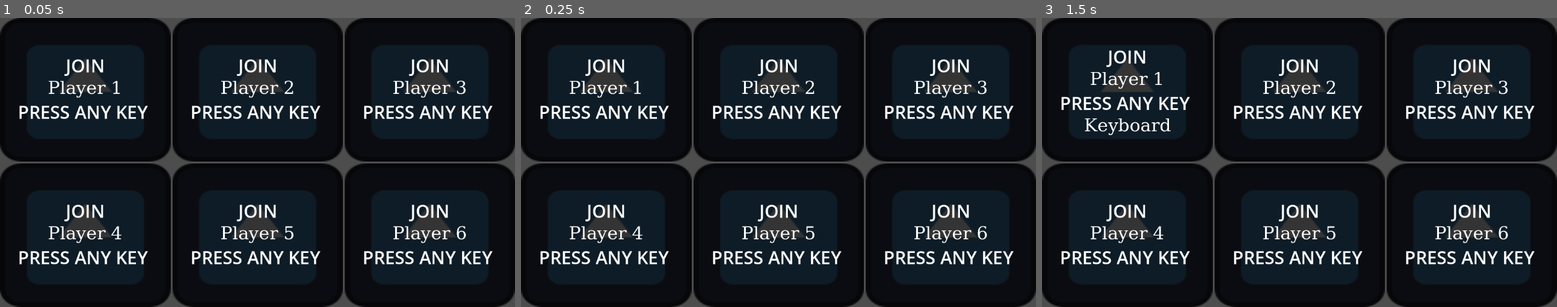
Above: before the commit, frames 1-3 (left to right).
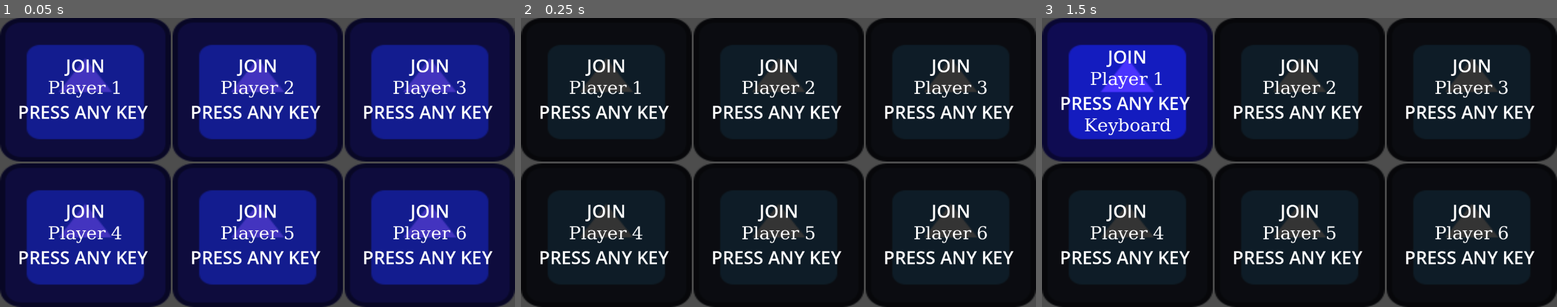
Above: after the commit, the same moments.

Repository: dogeMcdogeface/TroubledBricks
Game: Godot game, scene res://views/players/view_players.tscn
Two runs of this game, one before a commit and one after it. Both use one fixed random seed, a clock stepped at 60 frames per second and the inputs below. This scene is started directly instead of the project's main scene. The engine's default icon, where the game draws it, is replaced by a stand-in: a white triangle on a blue panel in a dark square.
Inputs (mouse positions are in pixels of both pictures, inside the frame that each line leads up to):
- Up to frame 1 (0.05 s): no input
- Up to frame 2 (0.25 s): no input
- Up to frame 3 (1.5 s): tap Enter at 0.5, 1.25 s; move the mouse to (1412, 148) at 0.52 s; hold Right (slider_right) 0.53-1.28 s; click (1412, 148) at 0.67 s; move the mouse to (1196, 176) at 1.27 s; hold Left (slider_left) from 1.28 s (still down); click (1196, 176) at 1.42 s

The runs differ from the first frame. In frame 1, 94% of the frame differs, in the area x 0-100%, y 0-100%; in frame 2, nothing differs; in frame 3, 16%.

Commit message:
PLayer join animation

Diff:
--- a/GUI/player_container/player_container.tscn
+++ b/GUI/player_container/player_container.tscn
@@ -1,15 +1,86 @@
-[gd_scene load_steps=4 format=3 uid="uid://rxthlt10pdpq"]
+[gd_scene load_steps=13 format=3 uid="uid://rxthlt10pdpq"]
 
 [ext_resource type="Texture2D" uid="uid://outuweadasak" path="res://icon.svg" id="1_u4qix"]
 [ext_resource type="Script" path="res://GUI/AutoShrinkLabel/AutoShrinkLabel.gd" id="2_f7i1m"]
 [ext_resource type="FontFile" uid="uid://chc5dqkpimn3t" path="res://GUI/ShrinkFont.tres" id="2_rkfje"]
 
+[sub_resource type="AnimationNodeAnimation" id="AnimationNodeAnimation_otue5"]
+animation = &"Active"
+
+[sub_resource type="AnimationNodeAnimation" id="AnimationNodeAnimation_a3vbr"]
+animation = &"RESET"
+
+[sub_resource type="AnimationNodeStateMachineTransition" id="AnimationNodeStateMachineTransition_yoq4j"]
+switch_mode = 1
+
+[sub_resource type="AnimationNodeStateMachineTransition" id="AnimationNodeStateMachineTransition_pmw0d"]
+switch_mode = 1
+
+[sub_resource type="AnimationNodeStateMachineTransition" id="AnimationNodeStateMachineTransition_5uwij"]
+advance_mode = 2
+
+[sub_resource type="AnimationNodeStateMachine" id="AnimationNodeStateMachine_vcmux"]
+states/Active/node = SubResource("AnimationNodeAnimation_otue5")
+states/Active/position = Vector2(240, 40)
+states/RESET/node = SubResource("AnimationNodeAnimation_a3vbr")
+states/RESET/position = Vector2(485, 37)
+states/Start/position = Vector2(225, 175)
+transitions = ["Active", "RESET", SubResource("AnimationNodeStateMachineTransition_yoq4j"), "RESET", "Active", SubResource("AnimationNodeStateMachineTransition_pmw0d"), "Start", "RESET", SubResource("AnimationNodeStateMachineTransition_5uwij")]
+
+[sub_resource type="Animation" id="Animation_yxp7f"]
+resource_name = "Active"
+length = 0.2
+tracks/0/type = "value"
+tracks/0/imported = false
+tracks/0/enabled = true
+tracks/0/path = NodePath("TextureRect:modulate")
+tracks/0/interp = 1
+tracks/0/loop_wrap = true
+tracks/0/keys = {
+"times": PackedFloat32Array(0, 0.2),
+"transitions": PackedFloat32Array(1, 0.482968),
+"update": 0,
+"values": [Color(0.203922, 0.203922, 0.203922, 1), Color(0.290196, 0.203922, 1, 1)]
+}
+
+[sub_resource type="Animation" id="Animation_6uok0"]
+length = 0.2
+tracks/0/type = "value"
+tracks/0/imported = false
+tracks/0/enabled = true
+tracks/0/path = NodePath("TextureRect:modulate")
+tracks/0/interp = 1
+tracks/0/loop_wrap = true
+tracks/0/keys = {
+"times": PackedFloat32Array(0, 0.2),
+"transitions": PackedFloat32Array(0.482968, 2.07053),
+"update": 0,
+"values": [Color(0.290196, 0.203922, 1, 1), Color(0.203922, 0.203922, 0.203922, 1)]
+}
+
+[sub_resource type="AnimationLibrary" id="AnimationLibrary_gjfcl"]
+_data = {
+"Active": SubResource("Animation_yxp7f"),
+"RESET": SubResource("Animation_6uok0")
+}
+
 [node name="PlayerContainer" type="MarginContainer"]
 size_flags_horizontal = 3
 size_flags_vertical = 3
 
+[node name="AnimationTree" type="AnimationTree" parent="."]
+tree_root = SubResource("AnimationNodeStateMachine_vcmux")
+anim_player = NodePath("../AnimationPlayer")
+active = true
+
+[node name="AnimationPlayer" type="AnimationPlayer" parent="."]
+reset_on_save = false
+libraries = {
+"": SubResource("AnimationLibrary_gjfcl")
+}
+
 [node name="TextureRect" type="TextureRect" parent="."]
-modulate = Color(0.203922, 0.203922, 0.203922, 1)
+modulate = Color(0.290196, 0.203922, 1, 1)
 layout_mode = 2
 texture = ExtResource("1_u4qix")
 
--- a/Players.gd
+++ b/Players.gd
@@ -53,7 +53,6 @@
 
 
 
-
 func _on_joy_connection_changed(device_id, connected):
 	if connected:
 		print(Input.get_joy_name(device_id))
--- a/views/main/Main.tscn
+++ b/views/main/Main.tscn
@@ -36,7 +36,7 @@
 
 [node name="SubViewport" type="SubViewport" parent="Grid/AspectRatioContainer/SubViewportContainer"]
 handle_input_locally = false
-size = Vector2i(518, 648)
+size = Vector2i(2, 2)
 size_2d_override = Vector2i(800, 1000)
 size_2d_override_stretch = true
 render_target_update_mode = 4
--- a/views/players/view_players.gd
+++ b/views/players/view_players.gd
@@ -13,6 +13,11 @@
 		var child = $GridContainer.get_child(i)
 		child.get_node("VBoxContainer/name").text = Players.players[i].name
 		child.get_node("VBoxContainer/device").text = str(Players.players[i].device_name)
+		var state_machine = child.get_node("AnimationTree").get("parameters/playback")
+		if Players.players[i].connected:
+			state_machine.travel("Active")
+		else:
+			state_machine.travel("RESET")
 	pass
 
 
@@ -25,24 +30,3 @@
 		Players.disconnect_player(event.device)
 	elif event.is_pressed() and ( event is InputEventKey or event is InputEventJoypadButton):
 		Players.connect_player(event.device)
-
-
-
-#	if event.is_action_pressed("Exit"):
-#		if event is InputEventKey:
-#			Players.disconnect_player(event.device, true, "Keyboard")
-#		elif event is InputEventJoypadButton:
-#			Players.disconnect_player(event.device, false, Input.get_joy_name(event.device))
-#
-#
-#		Players.connect_player(event.device, true, "Keyboard")
-#	elif event is InputEventJoypadButton:
-
-#	elif event is InputEventJoypadMotion:
-#		pass
-#	elif event is InputEventScreenTouch:
-#		pass
-#	elif event is InputEventMouse:
-#		pass
-#	else:
-#		print("Input from Unknown Device ")
